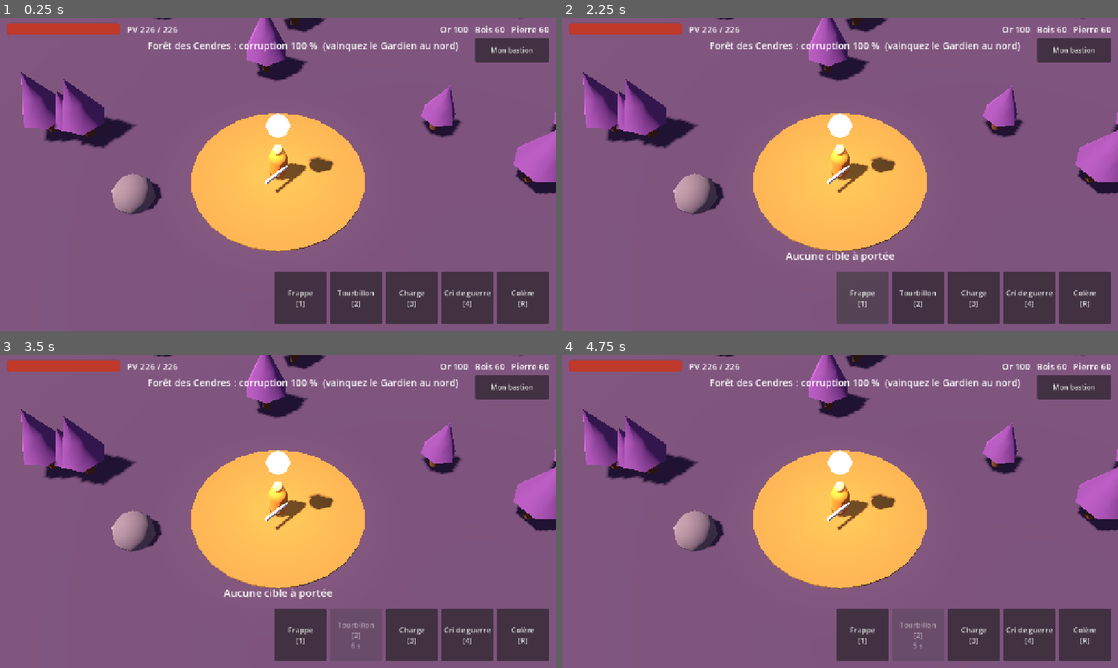
Above: before the commit, frames 1-4 (two rows, left to right).
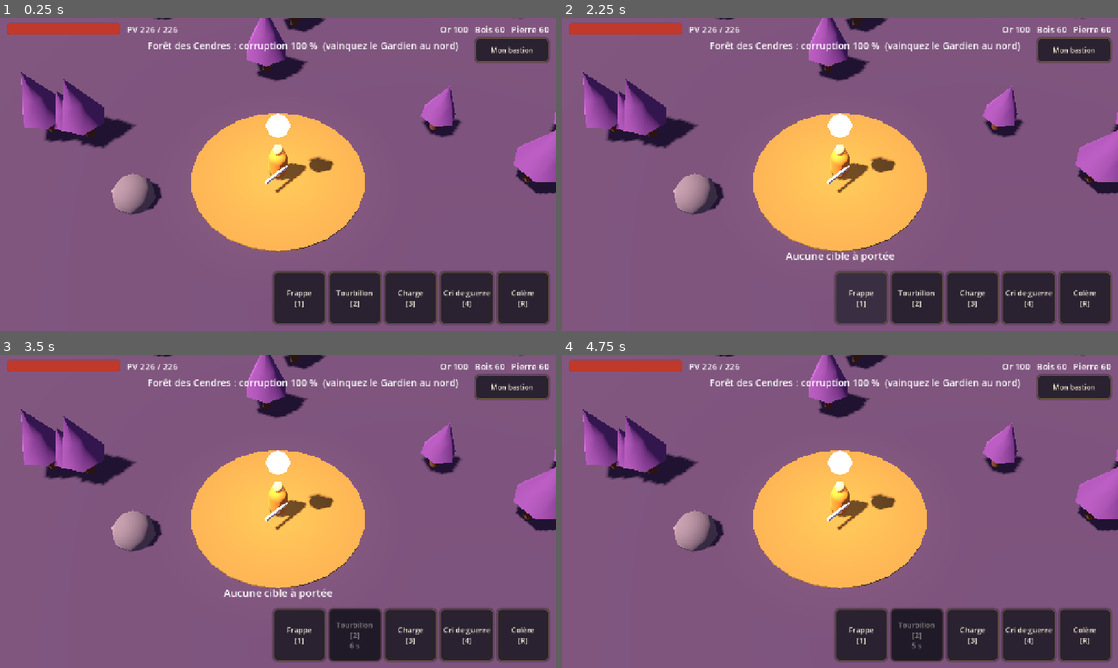
Above: after the commit, the same moments.

Repository: rich250102-hue/age-of-demon-kings
Game: Godot game, scene res://scenes/main.tscn
Two runs of this game, one before a commit and one after it. Both use one fixed random seed, a clock stepped at 60 frames per second and the inputs below.
Inputs:
- Up to frame 1 (0.25 s): no input
- Up to frame 2 (2.25 s): click "Mon bastion" at 0.5 s; click "Aller en forêt" at 1.25 s; click "Frappe [1]" at 2 s
- Up to frame 3 (3.5 s): click "Tourbillon [2]" at 2.75 s
- Up to frame 4 (4.75 s): click "Tourbillon [2] 6 s" at 3.5 s; click "Tourbillon [2] 5 s" at 4.25 s

The runs differ from the first frame. In frame 1, 1.4% of the frame differs, in the area x 49-99%, y 6-98%; in frame 2, 2.6%; in frame 3, 2.7%; in frame 4, 2.7%.

Commit message:
Boutons de l'interface opaques avec un thème commun
Les boutons par défaut de Godot sont semi-transparents : un rocher du décor
apparaissait à travers « Charge [3] ». Nouveau thème UiTheme (fond opaque,
bordure, état sélectionné doré), recharge affichée en grisé sans transparence.

Co-Authored-By: Claude Opus 5.5 <noreply@anthropic.com>
Claude-Session: https://claude.ai/code/session_01PfwBqTokSUi62kzos9xA3D

Diff:
--- a/client/src/bastion/bastion_level.gd
+++ b/client/src/bastion/bastion_level.gd
@@ -214,7 +214,7 @@
 	bar.offset_bottom = -20
 	bar.alignment = BoxContainer.ALIGNMENT_CENTER
 	bar.add_theme_constant_override("separation", 10)
-	hud.add_child(bar)
+	hud.ui_root.add_child(bar)
 	for id in GameData.buildings:
 		var def: Dictionary = GameData.buildings[id]
 		var b := Button.new()
--- a/client/src/ui/hud.gd
+++ b/client/src/ui/hud.gd
@@ -15,13 +15,18 @@
 var _skill_names: Array[String] = []
 var _cooldown_end: Array[float] = []
 var _message_tween: Tween
+## Racine des contrôles de l'interface : y ajouter les barres propres à chaque écran pour hériter du thème.
+var ui_root: Control
 
 
 func setup(skills: Array[Dictionary], nav_label: String, show_health := true) -> void:
 	var root := Control.new()
 	root.set_anchors_preset(Control.PRESET_FULL_RECT)
 	root.mouse_filter = Control.MOUSE_FILTER_IGNORE
+	# Un CanvasLayer coupe l'héritage du thème de la fenêtre : on le pose ici.
+	root.theme = UiTheme.build()
 	add_child(root)
+	ui_root = root
 
 	var top := HBoxContainer.new()
 	top.position = Vector2(16, 12)
@@ -107,7 +112,8 @@
 	for i in _skill_buttons.size():
 		var left := _cooldown_end[i] - now
 		_skill_buttons[i].text = "%s\n%.0f s" % [_skill_names[i], ceilf(left)] if left > 0.0 else _skill_names[i]
-		_skill_buttons[i].modulate = Color(1, 1, 1, 0.5) if left > 0.0 else Color.WHITE
+		# Bouton grisé mais opaque pendant la recharge : le décor ne doit pas transparaître.
+		_skill_buttons[i].self_modulate = Color(0.55, 0.55, 0.6) if left > 0.0 else Color.WHITE
 
 
 func _build_skill_bar(root: Control, skills: Array[Dictionary]) -> void:
--- /dev/null
+++ b/client/src/ui/ui_theme.gd
@@ -0,0 +1,39 @@
+class_name UiTheme
+extends RefCounted
+## Thème commun de l'interface : boutons opaques, lisibles sur n'importe quel décor.
+## Appliqué à la fenêtre, il vaut pour tous les écrans (forêt, bastion, futurs menus).
+
+const BG := Color("2a2230")
+const BG_HOVER := Color("3a2f42")
+const BG_PRESSED := Color("5a3d2a")
+const BG_DISABLED := Color("1c1720")
+const BORDER := Color("6b5640")
+const BORDER_ACTIVE := Color("e0b060")
+const TEXT := Color("f2e8d8")
+const TEXT_DISABLED := Color("8a8090")
+
+
+static func build() -> Theme:
+	var t := Theme.new()
+	t.set_stylebox("normal", "Button", _box(BG, BORDER))
+	t.set_stylebox("hover", "Button", _box(BG_HOVER, BORDER))
+	t.set_stylebox("pressed", "Button", _box(BG_PRESSED, BORDER_ACTIVE))
+	t.set_stylebox("hover_pressed", "Button", _box(BG_PRESSED, BORDER_ACTIVE))
+	t.set_stylebox("disabled", "Button", _box(BG_DISABLED, BORDER.darkened(0.4)))
+	t.set_stylebox("focus", "Button", StyleBoxEmpty.new())
+	for state in ["font_color", "font_hover_color", "font_pressed_color", "font_hover_pressed_color", "font_focus_color"]:
+		t.set_color(state, "Button", TEXT)
+	t.set_color("font_disabled_color", "Button", TEXT_DISABLED)
+	return t
+
+
+static func _box(bg: Color, border: Color) -> StyleBoxFlat:
+	var s := StyleBoxFlat.new()
+	s.bg_color = bg
+	s.border_color = border
+	s.set_border_width_all(2)
+	s.set_corner_radius_all(10)
+	s.set_content_margin_all(8)
+	s.shadow_color = Color(0, 0, 0, 0.35)
+	s.shadow_size = 4
+	return s
Not shown, added: client/src/ui/ui_theme.gd.uid
Not shown, added: client/tests/screenshots.gd.uid
